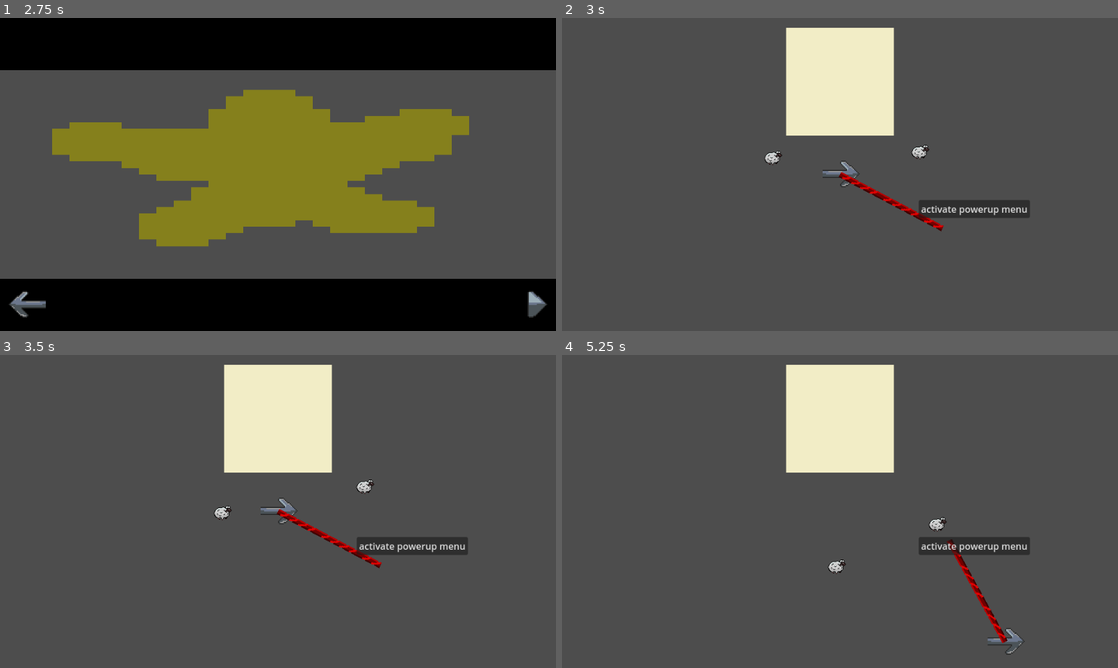
Above: before the commit, frames 1-4 (two rows, left to right).
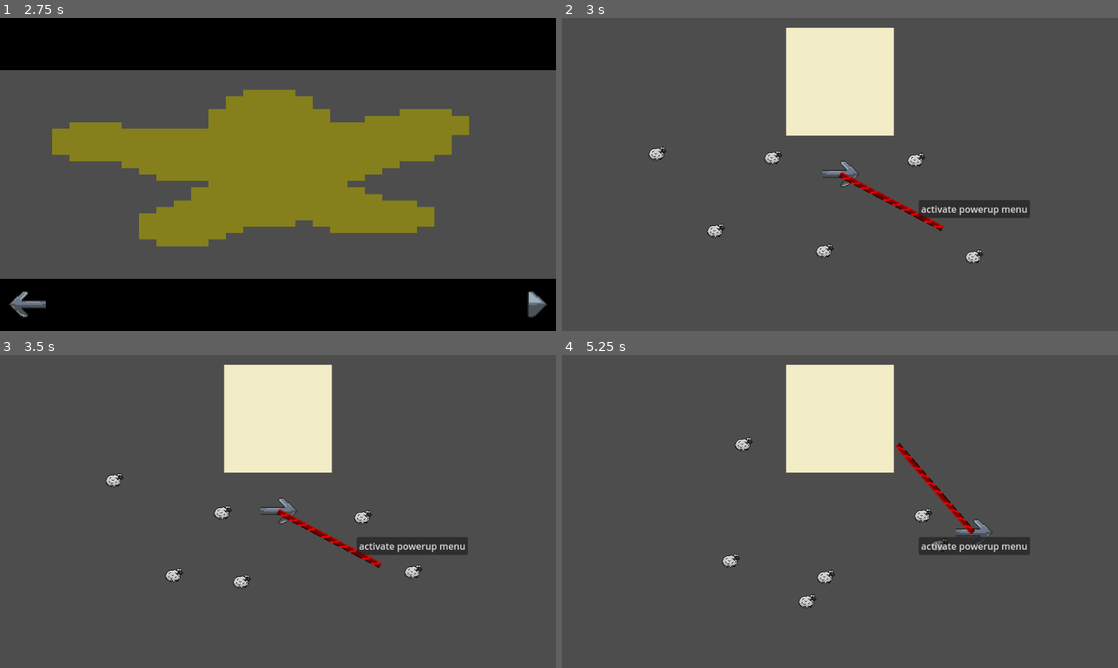
Above: after the commit, the same moments.

Repository: kinghos/GMTK-Game-Jam-2025
Game: Godot game, scene res://scenes/ui/title_screen.tscn
The game is run twice, just before and just after one commit, with the same random seed, the same clock (stepped at 60 frames per second) and the same inputs.
Inputs (mouse positions are in pixels of both pictures, inside the frame that each line leads up to):
- Up to frame 1 (2.75 s): click "PLAY" at 0.5 s; click (528, 305) at 1.25 s; click (528, 305) at 2 s
- Up to frame 2 (3 s): click (1095, 309) at 2.75 s
- Up to frame 3 (3.5 s): no input
- Up to frame 4 (5.25 s): move the mouse to (962, 495) at 3.52 s; hold Right (Right) 3.53-4.28 s; hold Space (Kick) 3.53-4.28 s; click (962, 495) at 3.67 s; move the mouse to (728, 527) at 4.27 s; hold S (Down) 4.28-5.03 s; tap Space (Kick) at 4.35 s; move the mouse to (895, 442) at 5.02 s; hold Right (Right) from 5.03 s (still down); hold Space (Kick) from 5.03 s (still down)

Frame 1 is identical in both runs. In frame 2, 0.5% of the frame differs, in the area x 15-76%, y 40-79%; in frame 3, 0.5%; in frame 4, 1.7%, in the area x 28-84%, y 26-96%.

Commit message:
some jank animal movement code

Diff:
--- a/scenes/animals/animal.gd
+++ b/scenes/animals/animal.gd
@@ -4,7 +4,9 @@
 var in_kick_range: bool
 var being_kicked: bool
 var being_stunned: bool
-var target: Vector2 = position
+var target: Vector2
+var need_to_change_target = false
+var changed_target_last_time = false
 
 @export var speed = 75
 
@@ -21,9 +23,30 @@
 	random_movement_timer.start()
 
 func _physics_process(delta: float) -> void:
+	print(name, " ", target)
+	if being_stunned or being_kicked:
+		return
+
 	velocity = position.direction_to(target) * speed
-	if position.distance_to(target) > 10 and !being_stunned:
-		move_and_slide()
+	move_and_slide()
+
+	# Bounce off pens and other sheep
+	for i in range(get_slide_collision_count()):
+		var collision = get_slide_collision(i)
+		var collider = collision.get_collider()
+
+		if collider:
+			var current = collider
+			while current:
+				if current.is_in_group("Pens") or current.is_in_group("Animals"):
+					print("TBA: bounce somehow")
+					#var normal = collision.get_normal()
+					#velocity = velocity.bounce(normal)
+					#target = global_position + velocity.normalized() * 100
+					break
+				current = current.get_parent()
+			if current:
+				break
 
 func _on_kick_range_body_entered(body: Node2D) -> void:
 	if body is Player:
@@ -78,9 +101,17 @@
 	collision_shape_2d.disabled = false
 	being_stunned = false
 
+# okay my thought process behind this was that it should change target if it hasn't reached it in 2 timeouts
 func _on_random_movement_timer_timeout() -> void:
+	if not changed_target_last_time:
+		need_to_change_target = true
 	var rect = get_viewport().get_visible_rect()
-	target = rect.position + Vector2(
-		randf_range(0, rect.size.x),
-		randf_range(0, rect.size.y)
-	)
+	# and here, if the distance of the target is more than 100, it won't reach it before the end of the timeout and look jank
+	# maybe need to adjust the value of 100 to enable that
+	while not target or position.distance_to(target) < 100 or need_to_change_target:
+		target = rect.position + Vector2(
+			randf_range(0, rect.size.x),
+			randf_range(0, rect.size.y)
+		)
+		changed_target_last_time = true
+		need_to_change_target = false
--- a/scenes/level.tscn
+++ b/scenes/level.tscn
@@ -28,6 +28,18 @@
 [node name="Sheep2" parent="." instance=ExtResource("3_ppgk2")]
 position = Vector2(607, 235)
 
+[node name="Sheep3" parent="." instance=ExtResource("3_ppgk2")]
+position = Vector2(254, 364)
+
+[node name="Sheep4" parent="." instance=ExtResource("3_ppgk2")]
+position = Vector2(466, 406)
+
+[node name="Sheep5" parent="." instance=ExtResource("3_ppgk2")]
+position = Vector2(711, 425)
+
+[node name="Sheep6" parent="." instance=ExtResource("3_ppgk2")]
+position = Vector2(154, 241)
+
 [node name="Pen" parent="." instance=ExtResource("4_2r41h")]
 position = Vector2(480, 110)
 
